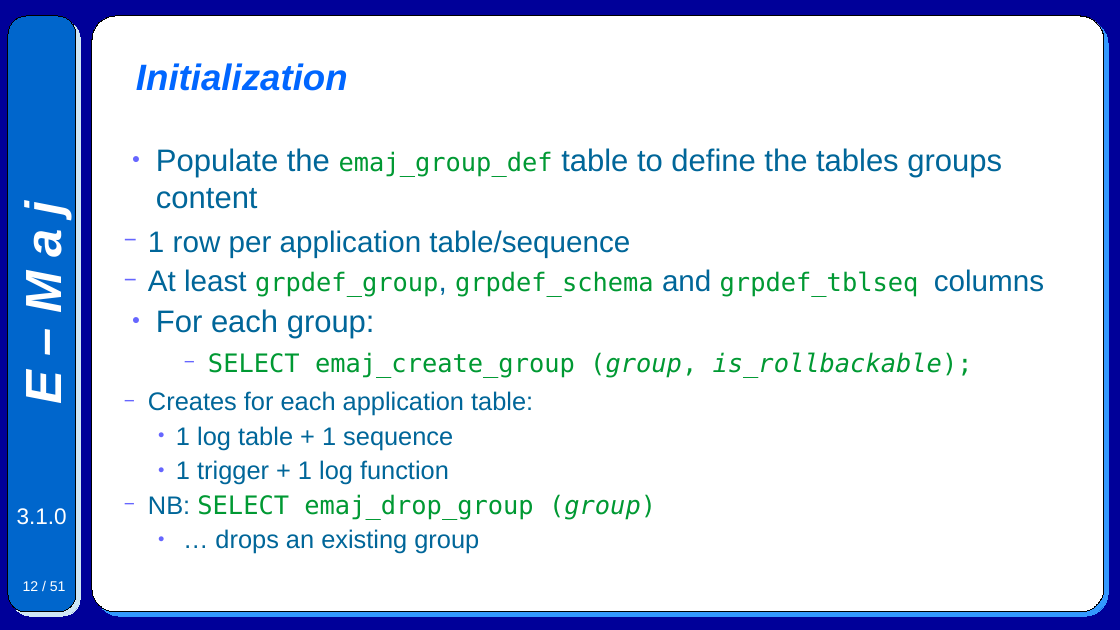
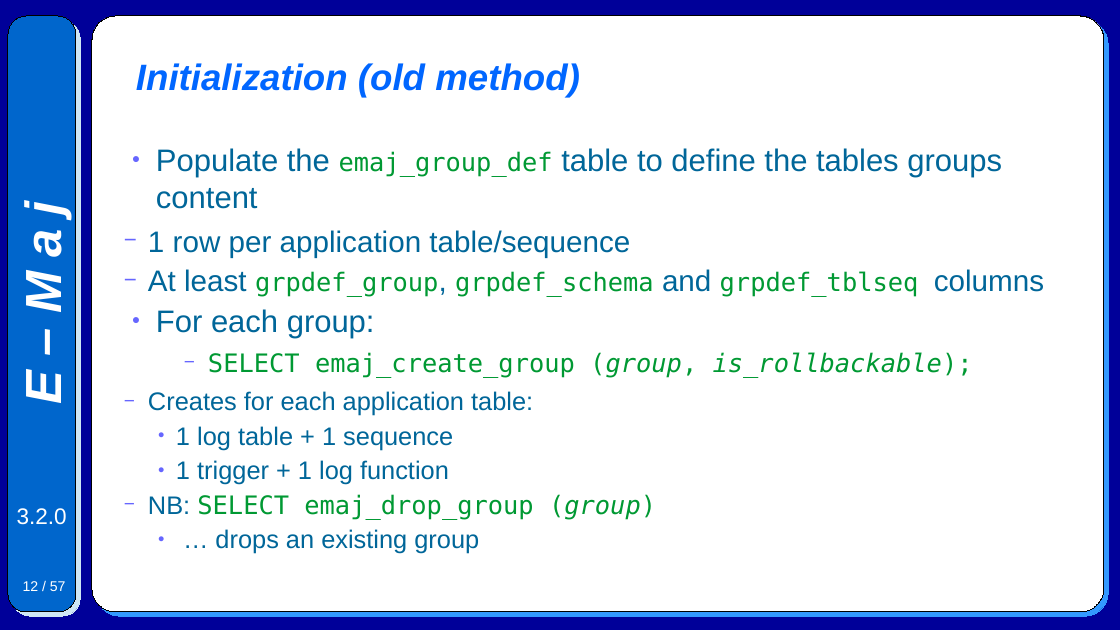
Before and after one commit to beaud76/emaj_doc, a slide deck: slide 12 of Emaj.devel_pres_en.odp. Drawn at 1120x630 pixels with LibreOffice and Linux fonts; fonts in the diff are those of the drawing. Boxes give left, top, right and bottom in pixels: in the first picture for what was removed or moved away, otherwise in the second. Text is boxed around its words. In the diff, an @@ line names an element or a change of style, - is before the commit and + after.

```diff
--- a/Emaj.devel_pres_en.odp
+++ b/Emaj.devel_pres_en.odp
@@ title at (136, 63, 580, 98): text changed @@
-Initialization
+Initialization (old method)
@@ text at (17, 508, 67, 525): text changed @@
-3.1.0
+3.2.0
@@ page number at (23, 581, 66, 591): text changed @@
-12 / 51
+12 / 57
```
Also in this commit, not shown: 46 other slides changed, 6 slides added, 6 other files.
